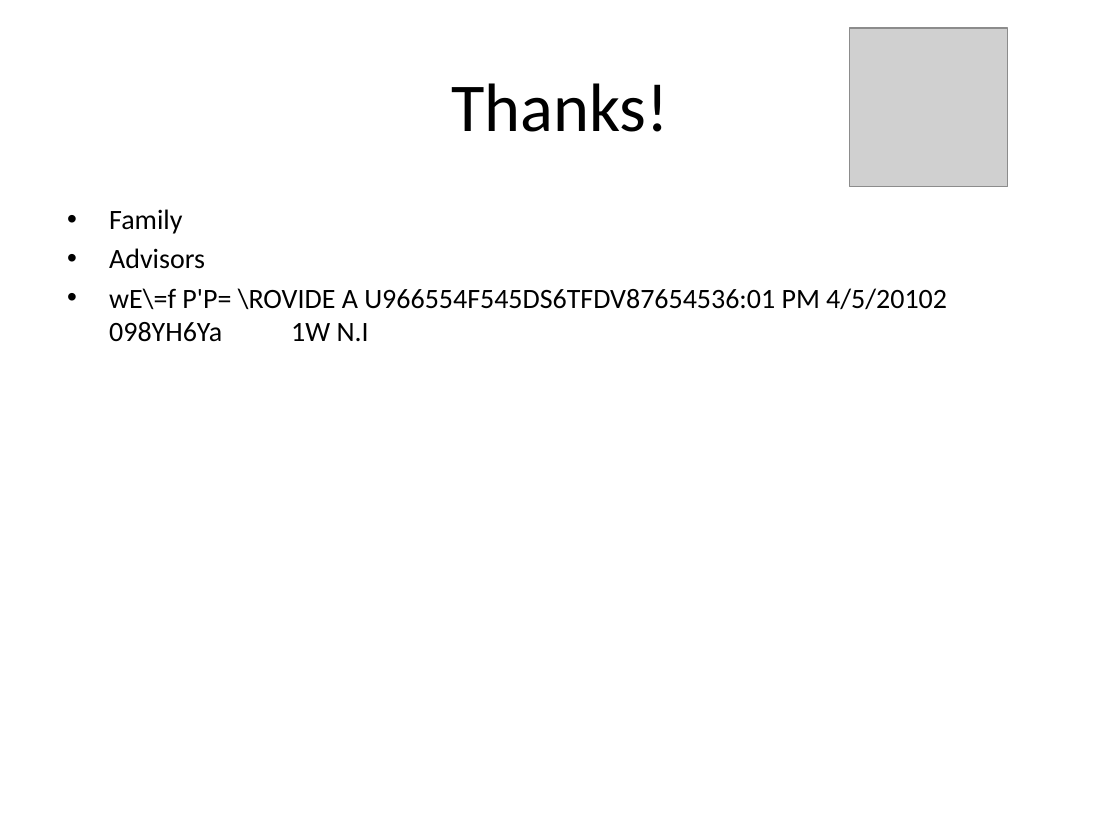
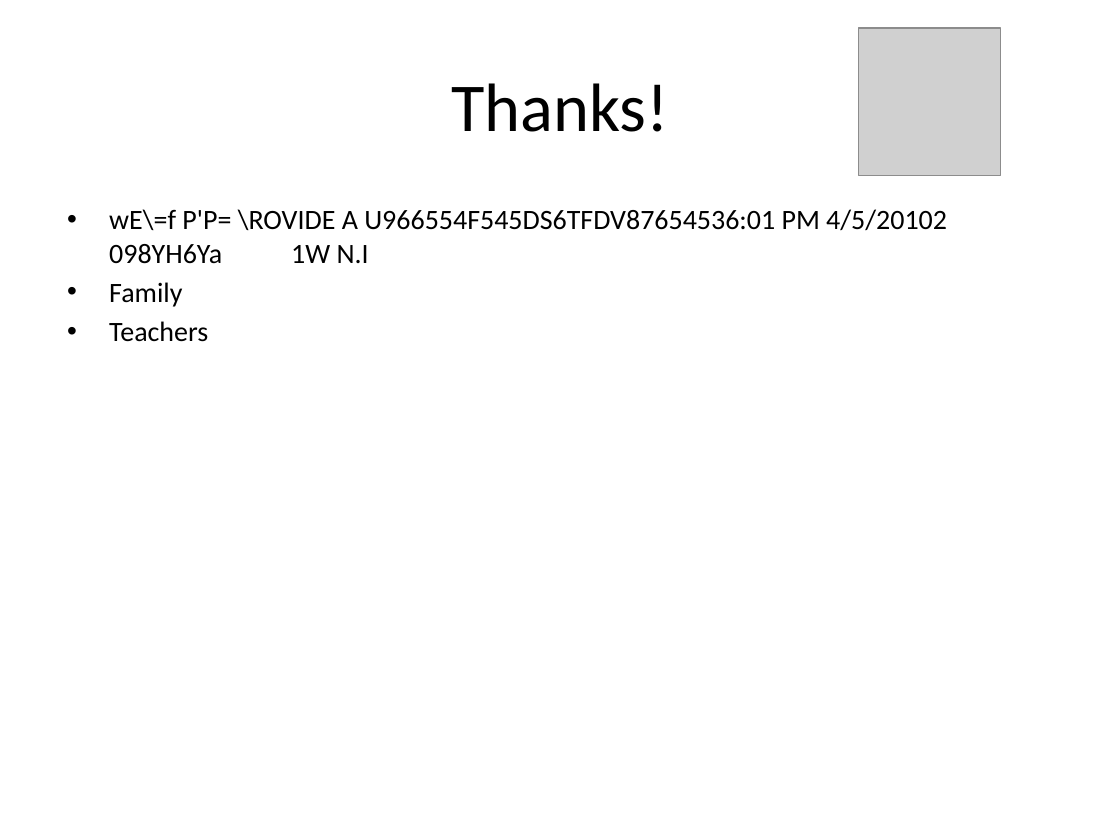
Before and after one commit to rdp/p2pwebclient, a slide deck: slide 2 of thesis_presentation/How to Make the Internet Faster.pptx. Drawn at 1120x840 pixels with LibreOffice and Linux fonts; fonts in the diff are those of the drawing; grey boxes stand for pictures. Boxes give left, top, right and bottom in pixels: in the first picture for what was removed or moved away, otherwise in the second. Text is boxed around its words. In the diff, an @@ line names an element or a change of style, - is before the commit and + after.

```diff
--- a/thesis_presentation/How to Make the Internet Faster.pptx
+++ b/thesis_presentation/How to Make the Internet Faster.pptx
@@ picture: place and size @@
-picture at box(849, 28, 1008, 187)
+picture at box(859, 28, 1001, 175)
@@ text at box(109, 209, 947, 264): paragraph added @@
+• wE\=f P'P= \ROVIDE A U966554F545DS6TFDV87654536:01 PM 4/5/20102 098YH6Ya 1W N.I
@@ text at box(109, 321, 208, 342): text changed @@
-• Advisors
-• wE\=f P'P= \ROVIDE A U966554F545DS6TFDV87654536:01 PM 4/5/20102 098YH6Ya 1W N.I
+• Teachers
```
Also in this commit, not shown: 5 other slides changed, 18 slides added, 1 other file.
